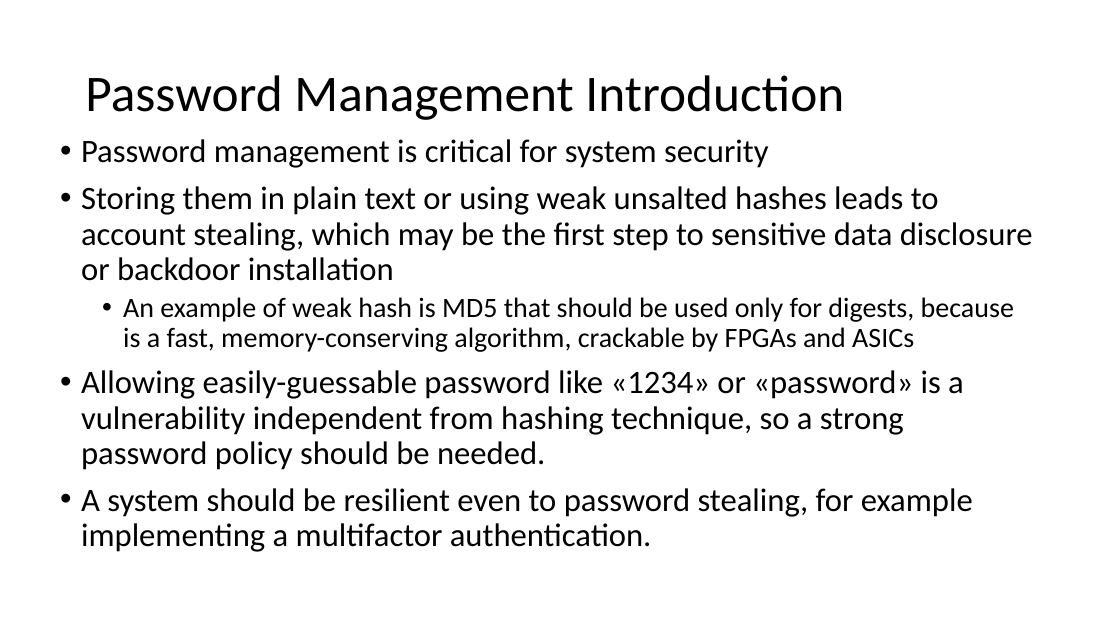
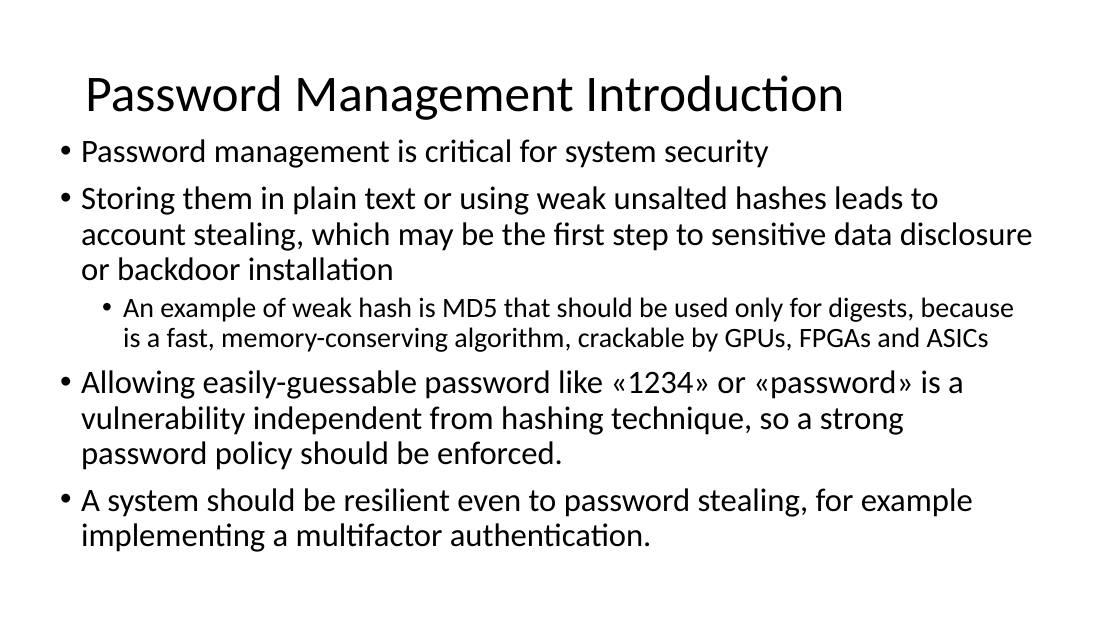
Before and after one commit to fparricelli/Encrypted-data-exchange-between-two-Arduino-boards-using-Symmetric-Encryption, a slide deck: slide 7 of Documentazione e cose così/Slide_concettuali_Luca.pptx. Drawn at 1120x630 pixels with LibreOffice and Linux fonts; fonts in the diff are those of the drawing. Boxes give left, top, right and bottom in pixels: in the first picture for what was removed or moved away, otherwise in the second. Text is boxed around its words. In the diff, an @@ line names an element or a change of style, - is before the commit and + after.

```diff
--- a/Documentazione e cose così/Slide_concettuali_Luca.pptx
+++ b/Documentazione e cose così/Slide_concettuali_Luca.pptx
@@ text at box(81, 297, 1014, 470): text changed @@
-  • An example of weak hash is MD5 that should be used only for digests, because is a fast, memory-conserving algorithm, crackable by FPGAs and ASICs
-• Allowing easily-guessable password like «1234» or «password» is a vulnerability independent from hashing technique, so a strong password policy should be needed.
+  • An example of weak hash is MD5 that should be used only for digests, because is a fast, memory-conserving algorithm, crackable by GPUs, FPGAs and ASICs
+• Allowing easily-guessable password like «1234» or «password» is a vulnerability independent from hashing technique, so a strong password policy should be enforced.
```
Also in this commit, not shown: 2 other slides changed.
